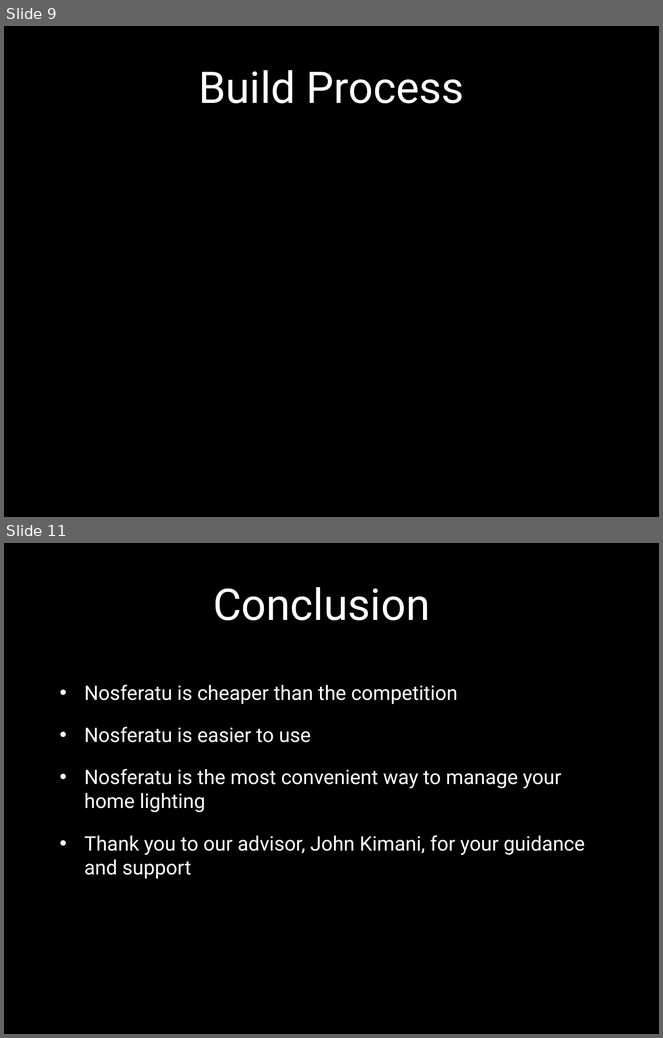
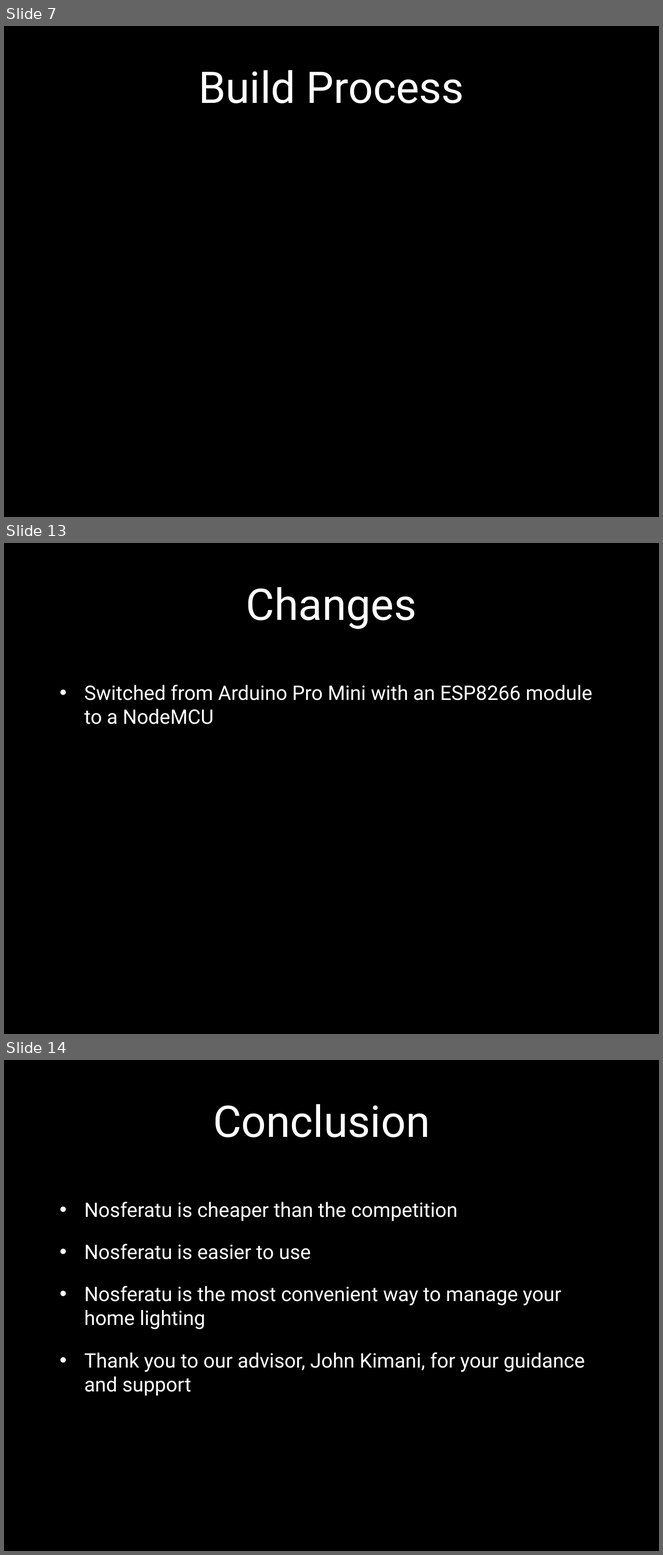
Before and after one commit to cojoigo/Capstone, a slide deck: Final Documents/Final Presentation.pptx. Shown one above the other, each under a label of ours: slides 9 and 11 before the commit, slides 7, 13 and 14 after it; the slides between them are not shown. The pictures are 663x1038 and 663x1555 pixels, drawn with LibreOffice and Linux fonts; fonts in the diff are those of the drawing; background and template pictures are left out. Boxes give left, top, right and bottom in pixels: in the first picture for what was removed or moved away, otherwise in the second. Text is boxed around its words. In the diff, an @@ line names an element or a change of style, - is before the commit and + after.

```diff
--- a/Final Documents/Final Presentation.pptx
+++ b/Final Documents/Final Presentation.pptx
@@ slide 13 added at box(4, 543, 659, 1034), background picture (left out) @@
@@ title added at box(246, 587, 417, 629), 48 pt, text #FFFFFF @@
+Changes
@@ text added at box(84, 684, 593, 724), 22 pt, text #FFFFFF @@
+• Switched from Arduino Pro Mini with an ESP8266 module to a NodeMCU
@@ what was slide 9 is now slide 7 @@
@@ what was slide 11 is now slide 14 @@
```
Also in this commit, not shown: 1 slide changed, 5 other slides added, 3 slides removed.
